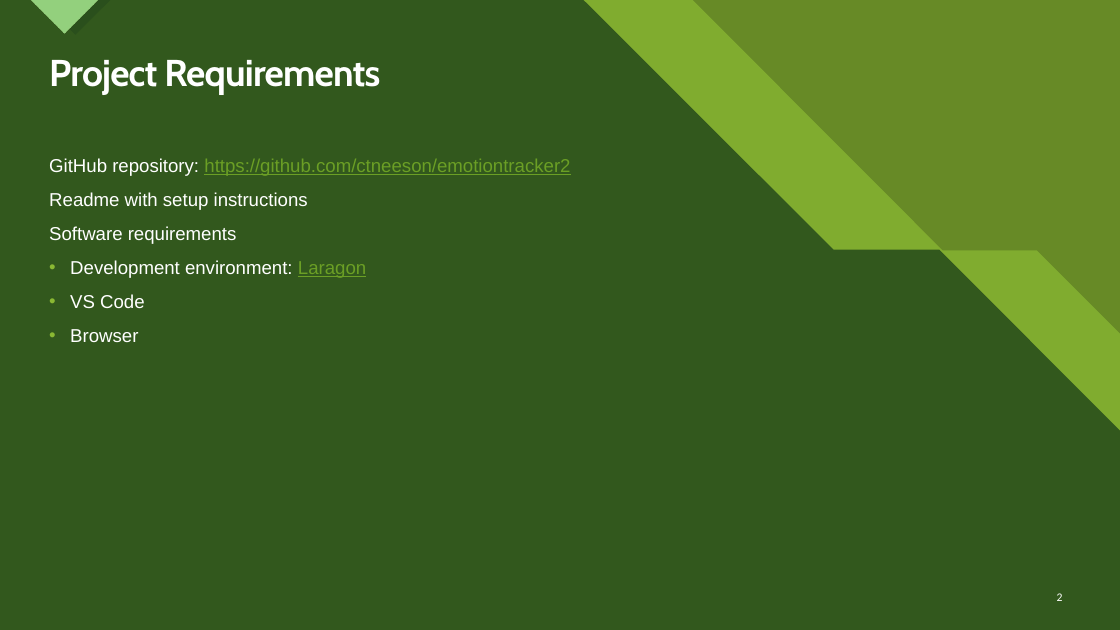
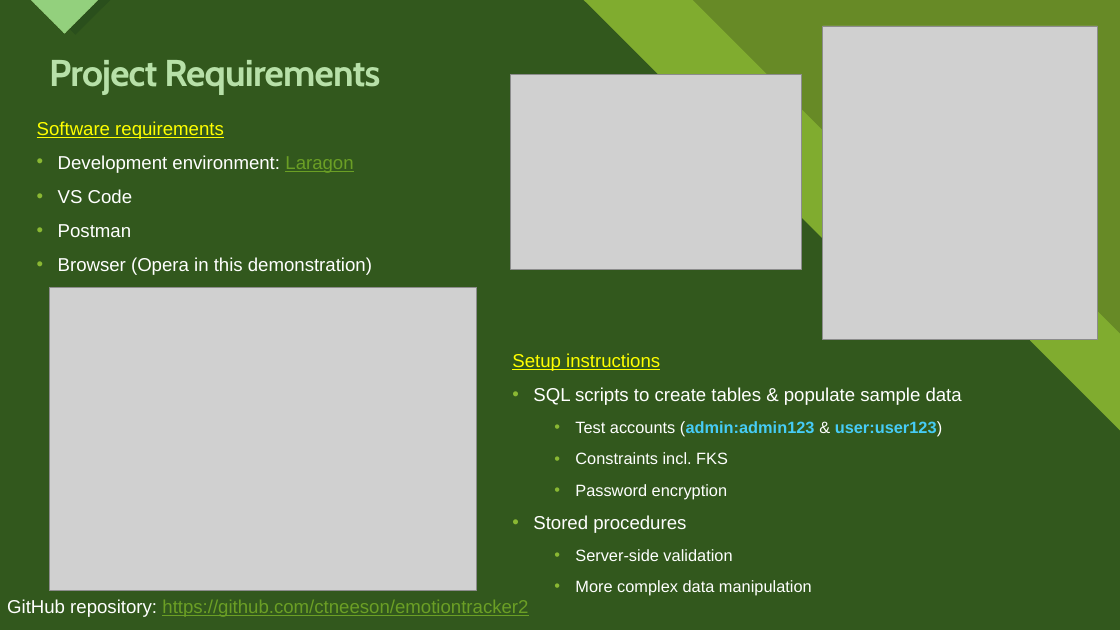
Before and after one commit to ctneeson/emotiontracker2, a slide deck: slide 2 of Emotion Tracker App Project.pptx. Drawn at 1120x630 pixels with LibreOffice and Linux fonts; fonts in the diff are those of the drawing; grey boxes stand for pictures. Boxes give left, top, right and bottom in pixels: in the first picture for what was removed or moved away, otherwise in the second. Text is boxed around its words. In the diff, an @@ line names an element or a change of style, - is before the commit and + after.

Commit message:
Update to presentation

```diff
--- a/Emotion Tracker App Project.pptx
+++ b/Emotion Tracker App Project.pptx
@@ picture added at [823,26,1097,339] @@
@@ title "Project Requirements" at [49,60,380,94]: text colour #FFFFFF to #B7E0A8 @@
@@ picture added at [511,75,802,270] @@
@@ text added at [37,121,372,275], 16 pt, text #FFFFFF @@
+Software requirements
+• Development environment: Laragon
+• VS Code
+• Postman
+• Browser (Opera in this demonstration)
@@ text at [49,192,366,342]: paragraphs removed @@
-Readme with setup instructions
-Software requirements
-• Development environment: Laragon
-• VS Code
-• Browser
@@ picture added at [49,287,476,591] @@
@@ text added at [512,353,962,596], 14 pt, text #FFFFFF @@
+Setup instructions
+• SQL scripts to create tables & populate sample data
+  • Test accounts (admin:admin123 & user:user123)
+  • Constraints incl. FKS
+  • Password encryption
+• Stored procedures
+  • Server-side validation
+  • More complex data manipulation
@@ text "GitHub repository: https://github.com/ctneeson/emotiontracke ...": place and size @@
-text "GitHub repository: https://github.com/ctneeson/emotiontracke ..." at [49,158,570,342]
+text "GitHub repository: https://github.com/ctneeson/emotiontracke ..." at [7,599,528,617]
@@ page number removed at [1057,593,1063,601] @@
-2
```
Also in this commit, not shown: 2 other slides changed, 7 slides added, 14 slides removed.
